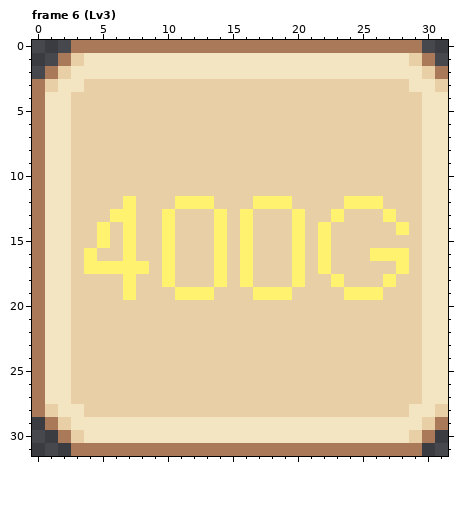
Pixel-art file -- Aseprite/Chicken.aseprite. This is how it looked before the edit.
32x32 pixels, 10 frames. Shown: frame 6 (Lv3). The commit also changed other frames, which this record leaves out.
New version:
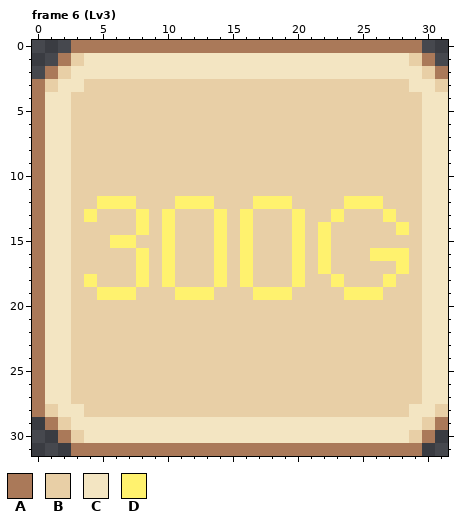
Palette (. is transparent): A #aa7959  B #e8cfa6  C #f3e5c2  D #fff26e
The exact change:
Frame 6 (Lv3), layer "Layer 1":
y 12: x 5..6 BB -> DD
y 13: x 4 B -> D; x 6..8 DDB -> BBD
y 14: x 5 D -> B; x 7..8 DB -> BD
y 15: x 5..6 DB -> BD
y 16: x 4 D -> B; x 7..8 DB -> BD
y 17: x 4..7 DDDD -> BBBB
y 18: x 4 B -> D; x 7..8 DB -> BD
y 19: x 5..6 BB -> DD
Boxes around the changes in both pictures, in picture pixels (x1, y1, x2, y2):
changed: (84, 196, 149, 300)
